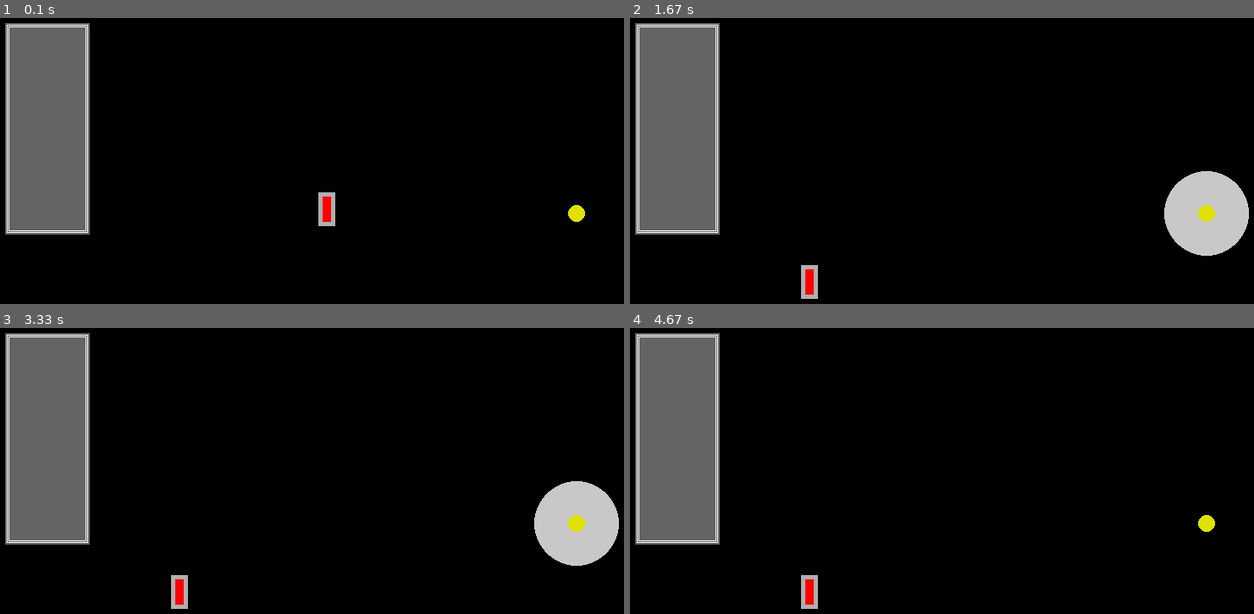
Above: before the commit, frames 1-4 (two rows, left to right).
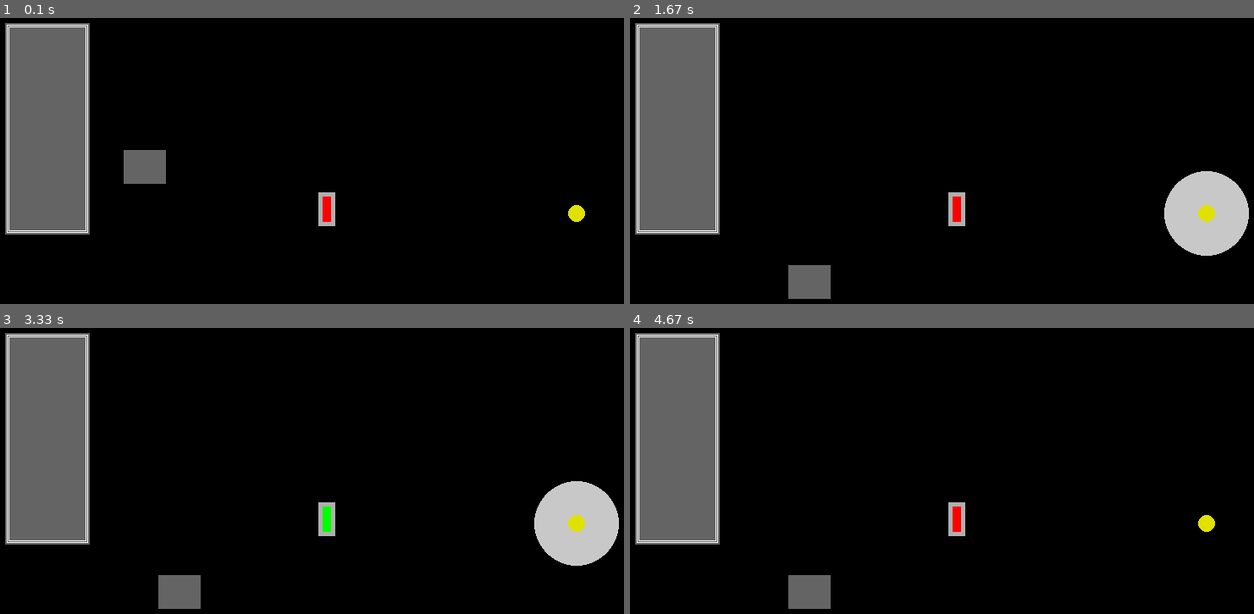
Above: after the commit, the same moments.

Repository: Sulles/YOLOL_Simulator
Game: pygame game, started from Simulator/main.py
Same seed, same stepped clock (60 frames per second), same inputs: the game is played once before the commit and once after it.
Inputs (mouse positions are in pixels of both pictures, inside the frame that each line leads up to):
- Up to frame 1 (0.1 s): no input
- Up to frame 2 (1.67 s): press the mouse at (773, 166) at 0.37 s; move the mouse to (767, 163) at 0.47 s; release the mouse at (754, 163) at 0.6 s; press the mouse at (773, 166) at 0.7 s; move the mouse to (823, 209) at 0.8 s; release the mouse at (873, 255) at 0.93 s; press the mouse at (1204, 212) at 1.03 s; move the mouse to (1035, 175) at 1.13 s; release the mouse at (867, 138) at 1.27 s; right-click (810, 281) at 1.38 s
- Up to frame 3 (3.33 s): press the mouse at (324, 519) at 1.7 s; move the mouse to (249, 536) at 1.8 s; release the mouse at (168, 553) at 1.93 s; press the mouse at (324, 519) at 2.03 s; move the mouse to (249, 608) at 2.13 s; release the mouse at (outside the picture) at 2.27 s; press the mouse at (574, 522) at 2.37 s; move the mouse to (492, 450) at 2.47 s; release the mouse at (405, 379) at 2.6 s; press the mouse at (574, 522) at 2.7 s; move the mouse to (486, 536) at 2.8 s; release the mouse at (399, 553) at 2.93 s; press the mouse at (324, 519) at 3.03 s; move the mouse to (355, 493) at 3.13 s; release the mouse at (386, 468) at 3.27 s
- Up to frame 4 (4.67 s): press the mouse at (1204, 522) at 3.37 s; move the mouse to (973, 513) at 3.47 s; release the mouse at (742, 508) at 3.6 s; press the mouse at (1204, 522) at 3.7 s; move the mouse to (1048, 499) at 3.8 s; release the mouse at (892, 473) at 3.93 s; press the mouse at (954, 519) at 4.03 s; move the mouse to (1060, 565) at 4.13 s; release the mouse at (1172, 611) at 4.27 s; press the mouse at (1204, 522) at 4.37 s; move the mouse to (1104, 548) at 4.47 s; release the mouse at (1010, 571) at 4.6 s

The runs differ from the first frame. In frame 1, 0.8% of the frame differs, in the area x 19-27%, y 46-58%; in frame 2, 1.1%, in the area x 25-54%, y 60-99%; in frame 3, 1.1%; in frame 4, 1.1%.

Commit message:
minor update
Need to allow Chip to read/write other object attributes

Diff:
--- a/Simulator/Classes/Chip.py
+++ b/Simulator/Classes/Chip.py
@@ -18,8 +18,8 @@
              print(os.path.join(root, file))
 """
 import os
-import threading
-from time import sleep, time
+from copy import copy
+from time import time
 
 if __name__ == "__main__":
     # noinspection PyUnresolvedReferences
@@ -43,7 +43,7 @@
         :param style: Chip style, some chips will be capable of running more complex calculations than others
         :param center: The center pixel of the chip
         """
-        assert os.path.exists('YoPy/{}.txt'.format(name)), 'Could not find: "Classes/YoPy/%s.txt"' % name
+        assert os.path.exists('Classes/YoPy/{}.txt'.format(name)), 'Could not find: "Classes/YoPy/%s.txt"' % name
 
         self.name = name
         self.chipwait = wait
@@ -58,8 +58,8 @@
         PygameObj.__init__(self, center, width, height, color_map, shapes)
 
         try:
-            CylonAST = open('YoPy/{}.txt'.format(name), 'r')
-            YoPy = open('YoPy/YoPy_{}.py'.format(name), 'w+')
+            CylonAST = open('Classes/YoPy/{}.txt'.format(name), 'r')
+            YoPy = open('Classes/YoPy/YoPy_{}.py'.format(name), 'w+')
             print('Found: {}.txt'.format(name))
         except Exception:
             print('Ruh roh! Could not read/write either YoPy/{0}.txt or YoPy/YoPy_{0}.py !'.format(name))
@@ -129,20 +129,20 @@
     def _run_next_line(self):
         if not self.run_line:
             print('ERROR: Chip disabled!')
-            return False
+            return None
         elif time() - self.last_run >= 0.2:
             self.last_run = time()
             print('Starting to execute line %d' % self.current_line)
             if self.lines[self.current_line - 1] is not None:
                 self.kwargs, goto = self.lines[self.current_line - 1](self.kwargs)
-                # print('(=) Updated kwargs: {}'.format(self.kwargs))
+                # print('Chip Updated kwargs: {}'.format(self.kwargs))
                 if goto:
                     # print('Got goto: %d' % goto)
                     self.current_line = goto
-            return True
+            return copy(self.kwargs)
         else:
             print('ERROR: Tried to run next line too soon!')
-            return False
+            return None
 
     def _handle_action(self, action_type):
         if action_type == 'LEFT_MOUSE_DOWN':
@@ -189,19 +189,5 @@
     def disable(self):
         self.run_line = False
 
-
-# Unit test
-if __name__ == "__main__":
-    print("Running unit test for Chip class...")
-    chip = Chip({'name': "test_chip"})
-    chip.print()
-    print('testing calling lines...')
-    if not chip.step():
-        print('Correctly failed')
-    sleep(0.2)
-    if chip.step():
-        print('Correctly passed')
-    chip.disable()
-    sleep(0.2)
-    if not chip.step():
-        print('Correctly failed')
+    def handle_action(self, action_type):
+        return self._handle_action(action_type)
--- a/Simulator/Classes/Network.py
+++ b/Simulator/Classes/Network.py
@@ -8,9 +8,10 @@
 This class hosts all the objects within a network
 """
 
+from copy import copy
+from math import sqrt
+from time import time
 from .map import *
-from math import sqrt
-from copy import copy
 
 
 class Network:
@@ -26,8 +27,10 @@
         self.name = name
         self.update_flag = False
         self.objects = []
-        for ob_set in obj_settings.keys():
-            self.objects.append(obj_map[ob_set](obj_settings[ob_set]))
+        self.last_step_time = time()
+
+        for obj_set in obj_settings.keys():
+            self.objects.append(obj_map[obj_set](obj_settings[obj_set]))
 
         for obj in self.objects:
             print('Created new object: "%s" with hitbox: %s' % (obj.name, obj.hit_box))
@@ -74,3 +77,26 @@
 
     def get_objects(self):
         return [copy(_) for _ in self.objects]
+
+    def step(self):
+        """
+        This function is for handling chip steps if a chip is in a network
+        """
+        attr_updates = None
+        ms_time_dif = int(1000 * (time() - self.last_step_time))
+        if ms_time_dif > 200:
+            self.last_step_time = time()
+            for obj in self.objects:
+                if isinstance(obj, Chip):
+                    attr_updates = obj.step()
+
+        if attr_updates is not None:
+            print('Got chip update! "{}"'.format(attr_updates))
+            print('parsing answer...')
+            for var in attr_updates.keys():
+                if 'GLOBAL' in var:
+                    attr_name = var[7:]
+                    print('finding object with attribute: "%s"' % attr_name)
+                    for obj in self.objects:
+                        if hasattr(obj, attr_name):
+                            print('Is this what you are looking for?: "%s"' % obj.name)
--- a/Simulator/Classes/YoPy/Interpreter.py
+++ b/Simulator/Classes/YoPy/Interpreter.py
@@ -42,7 +42,7 @@
     """
     YoPy.seek(0, 0)
     line_number = 1
-    output = "from time import sleep"
+    output = ""
     for line in YoPy.readlines():
         if re.search(r'# NEW LINE!', line):
             output += '\n# END INDENT'
@@ -182,7 +182,7 @@
     :param line: JSON structure of the line to parse
     :return: N/A
     """
-    YoPy.write('\n\n# NEW LINE!\n')
+    YoPy.write('\n# NEW LINE!\n')
     # print('NEW LINE!')
     if len(line['comment']) > 0:
         YoPy.write('\n# {}'.format(line['comment']))
--- a/Simulator/Classes/YoPy/YoPy_test_chip.py
+++ b/Simulator/Classes/YoPy/YoPy_test_chip.py
@@ -1,13 +1,7 @@
-from time import sleep
 
 
 
 def line_1(kwargs):
-    if kwargs['var'] == 0:
-        if kwargs['endres'] != 1:
-            kwargs['endres'] = 2
-
-    else:
-        kwargs['endres'] = 1
-    kwargs['a'] = kwargs['GLOBAL_b']
-    return kwargs, 1
+    if kwargs['GLOBAL_buttonstate'] == kwargs['GLOBAL_buttononstate']:
+        kwargs['GLOBAL_lampon'] = 1
+    return kwargs, None
--- a/Simulator/Classes/YoPy/test_chip.txt
+++ b/Simulator/Classes/YoPy/test_chip.txt
@@ -1 +1 @@
-{"version":"0.3.0","metadata":{"exporter":"yoloxide 0.3.2"},"program":{"type":"program","lines":[{"type":"line","comment":"","code":[{"type":"statement::if","condition":{"type":"expression::binary_op","operator":"==","left":{"type":"expression::identifier","name":"var"},"right":{"type":"expression::number","num":"0"}},"body":[{"type":"statement::if","condition":{"type":"expression::binary_op","operator":"!=","left":{"type":"expression::identifier","name":"endres"},"right":{"type":"expression::number","num":"1"}},"body":[{"type":"statement::assignment","identifier":"endres","operator":"=","value":{"type":"expression::number","num":"2"}}],"else_body":[]}],"else_body":[{"type":"statement::assignment","identifier":"endres","operator":"=","value":{"type":"expression::number","num":"1"}}]},{"type":"statement::assignment","identifier":"a","operator":"=","value":{"type":"expression::identifier","name":":b"}},{"type":"statement::goto","expression":{"type":"expression::number","num":"1"}}]}]}}
+{"version":"0.3.0","metadata":{"exporter":"cylon_ast 0.3.2"},"program":{"type":"program","lines":[{"type":"line","comment":"","code":[{"type":"statement::if","condition":{"type":"expression::binary_op","operator":"==","left":{"type":"expression::identifier","name":":buttonstate"},"right":{"type":"expression::identifier","name":":buttononstate"}},"body":[{"type":"statement::assignment","identifier":":lampon","operator":"=","value":{"type":"expression::number","num":"1"}}],"else_body":[]}]}]}}
--- a/Simulator/main.py
+++ b/Simulator/main.py
@@ -26,6 +26,9 @@
 # noinspection PyUnresolvedReferences
 from OptionScreen import OptionScreen
 
+sys.path.append('Classes')
+os.path.join('Classes')
+
 
 def simulator():
     pygame.init()
@@ -51,10 +54,14 @@
                             {'name': 'butt_name',
                              'state': 0,
                              'center': [DISPLAY['width'] / 2, DISPLAY['height'] / 2],
-                             'color_map': [colors['RED'], colors['GREEN']]}
+                             'color_map': [colors['RED'], colors['GREEN']]},
+                        'Chip':
+                            {'name': 'test_chip',
+                             'center': [200, 200]}
                         }
     all_networks.append(Network('test_network', network_settings))
-    gui.add_network('test network', all_networks[0])
+    # TODO: add another network to gui and verify network tabs work as expected
+    gui.add_network('test network', [network for network in all_networks])
 
     print("Initialization complete, running playground...")
 
@@ -112,10 +119,13 @@
                     if not option_screen.is_active:
                         all_networks[selected_network].handle_action(event.pos, action_type='LEFT_MOUSE_UP')
 
+        # Follow mouse
         if selected_obj:
             selected_obj.set_center(pygame.mouse.get_pos())
 
-        # Perform tick update here for YOLOL chips
+        # Perform tick update here all networks
+        for network in all_networks:
+            network.step()
 
         # Re-draw background
         surface.fill(colors['BGCOLOR'])
Not shown, changed: README.md
